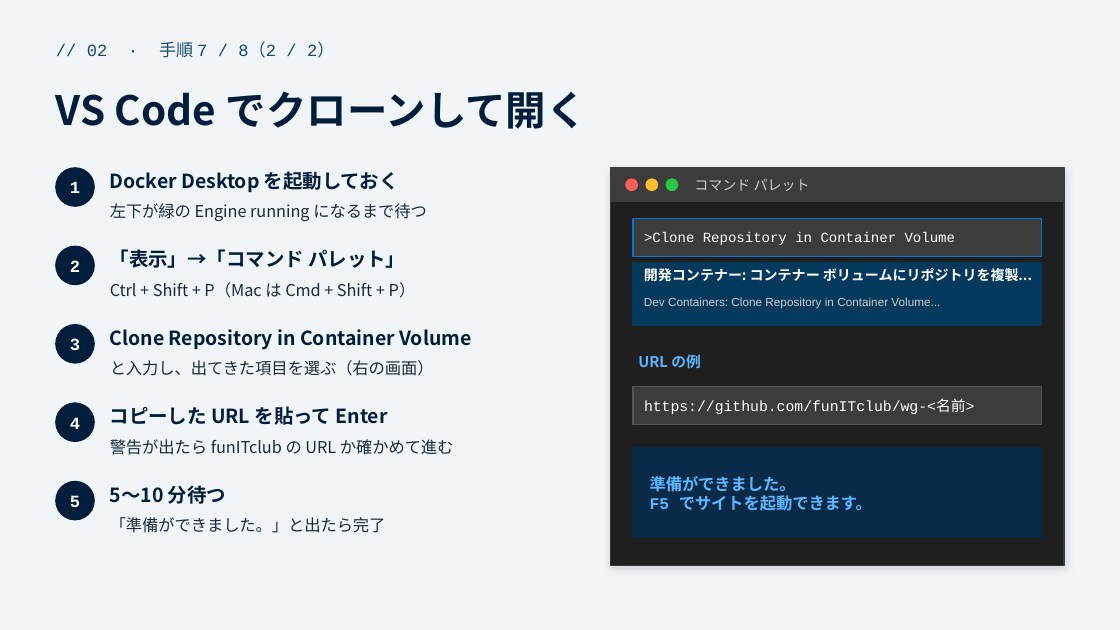
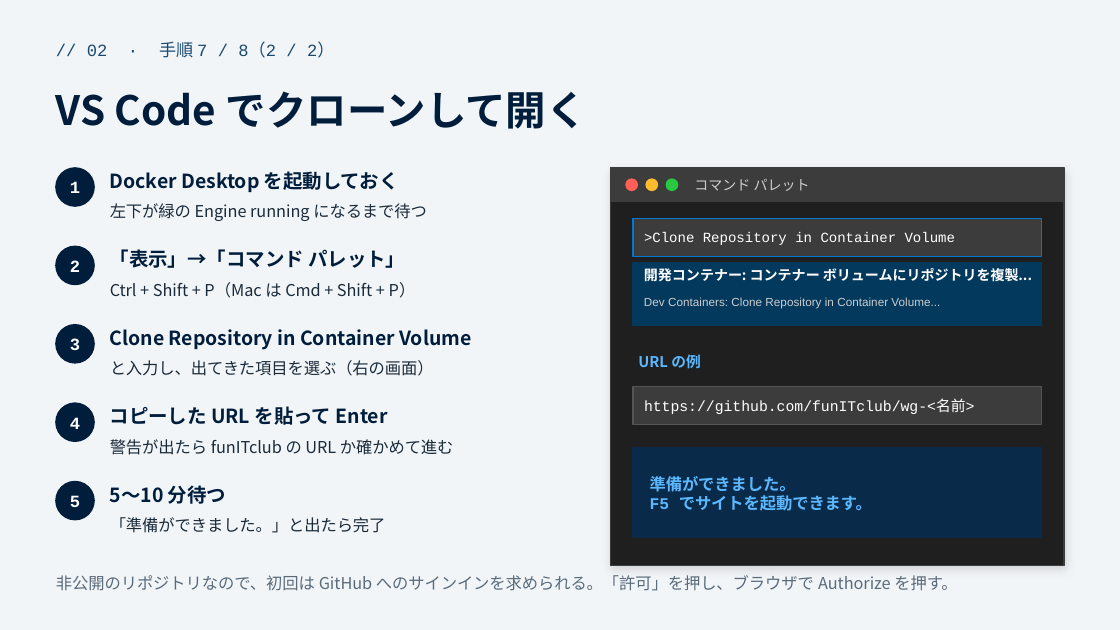
Before and after one commit to funITclub/homepage, a slide deck: slide 11 of docs/WG立ち上げガイド/02_パソコンの準備.pptx. Drawn at 1120x630 pixels with LibreOffice and Linux fonts; fonts in the diff are those of the drawing. Boxes give left, top, right and bottom in pixels: in the first picture for what was removed or moved away, otherwise in the second. Text is boxed around its words. In the diff, an @@ line names an element or a change of style, - is before the commit and + after.

```diff
--- a/docs/WG立ち上げガイド/02_パソコンの準備.pptx
+++ b/docs/WG立ち上げガイド/02_パソコンの準備.pptx
@@ text added at <box>56,575,957,591</box>, 10.5 pt, text #5A6B7B @@
+非公開のリポジトリなので、初回は GitHub へのサインインを求められる。「許可」を押し、ブラウザで Authorize を押す。
```
Also in this commit, not shown: 5 other files.
